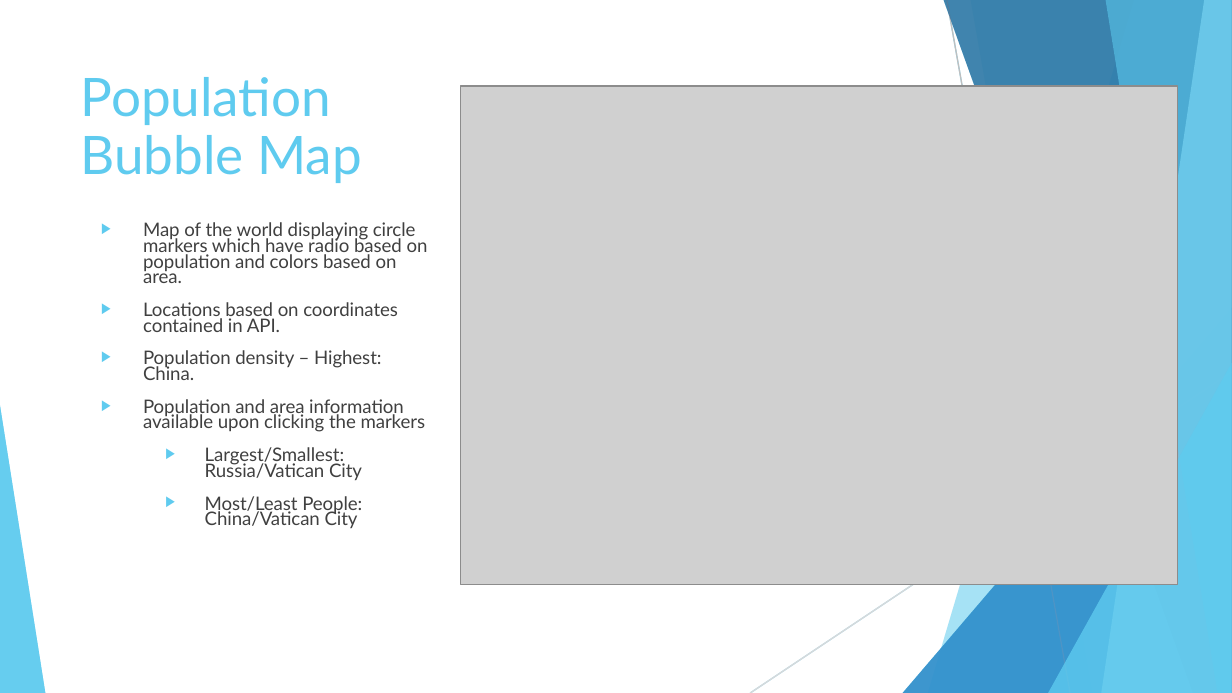
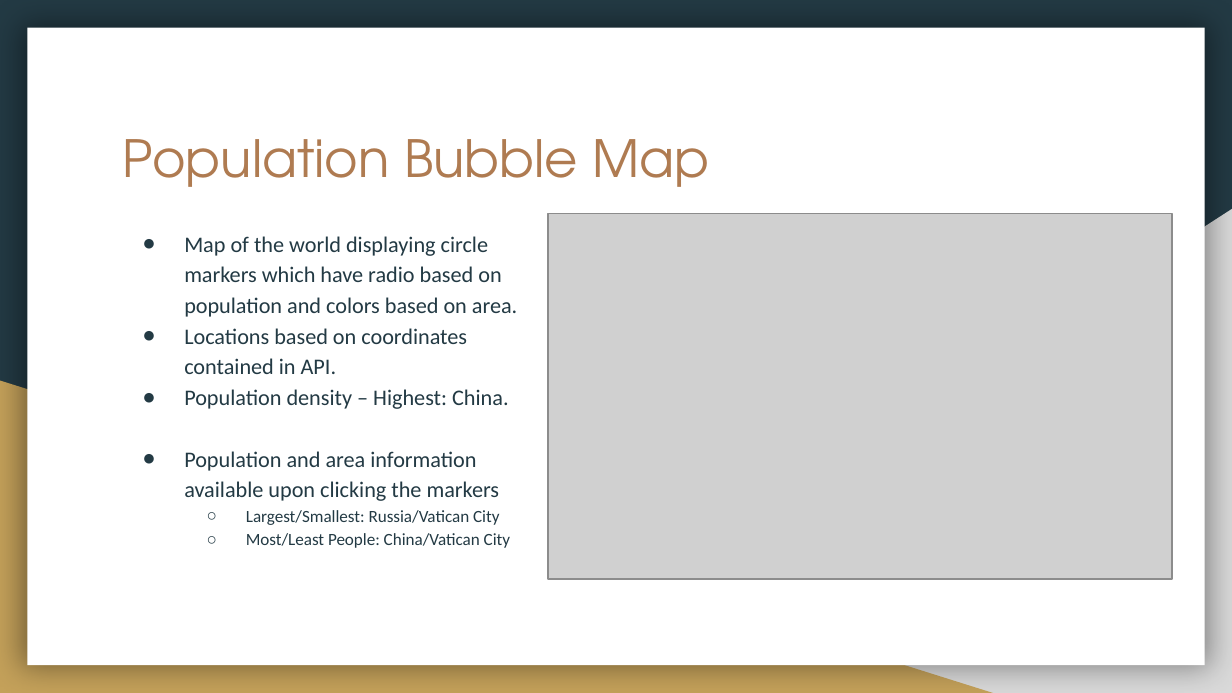
Before and after one commit to nelsonalb/World_Population-Project-3, a slide deck: slide 7 of Project 3- World Data Population.pptx. Drawn at 1232x693 pixels with LibreOffice and Linux fonts; fonts in the diff are those of the drawing; grey boxes stand for pictures. Boxes give left, top, right and bottom in pixels: in the first picture for what was removed or moved away, otherwise in the second. Text is boxed around its words. In the diff, an @@ line names an element or a change of style, - is before the commit and + after.

```diff
--- a/Project 3- World Data Population.pptx
+++ b/Project 3- World Data Population.pptx
@@ background #FFFFFF to #233A44 @@
@@ rectangle added at bbox=[27, 28, 1205, 665], fill #FFFFFF @@
@@ title "Population Bubble Map": place and size @@
-title "Population Bubble Map" at bbox=[81, 77, 362, 183]
+title "Population Bubble Map" at bbox=[123, 139, 710, 187]
@@ title "Population Bubble Map" at bbox=[123, 139, 710, 187]: size 31 to 30 pt, font Lato to TeX Gyre Adventor, text colour #5FCBEF to #AF7B51; line spacing 0.9 to 1; vertical alignment middle to top @@
@@ right triangle added at bbox=[483, 209, 1232, 693], fill #D9D9D9 @@
@@ text "Map of the world displaying ...": place and size @@
-text "Map of the world displaying ..." at bbox=[143, 222, 428, 528]
+text "Map of the world displaying ..." at bbox=[184, 236, 517, 548]
@@ text "Map of the world displaying ..." at bbox=[184, 236, 517, 548]: size 10.8 to 13 pt in "Map of the world displaying circle markers ...", "Locations based on coordinates contained in API.", "Population density – Highest: China.", "Population and area information available upon clicking ..."; font Lato to Calibri, text colour #404040 to #233A44; size 10.8 to 10 pt in "Largest/Smallest: Russia/Vatican City", "Most/Least People: China/Vatican City"; bullet ▶ to ●; line spacing 0.7 to 1.15; less space between paragraphs; bullet colour #5FCBEF to #233A44; bullet ▶ to ○ @@
@@ picture: place and size @@
-picture at bbox=[461, 86, 1178, 585]
+picture at bbox=[548, 213, 1173, 579]
@@ right triangle added at bbox=[0, 381, 993, 693], fill #C4A15A @@
@@ group removed at bbox=[0, 0, 1232, 693]: 5 freeform shapes, 3 triangles, 2 lines @@
@@ group removed at bbox=[0, 0, 1232, 693]: 5 freeform shapes, 3 triangles, 2 lines @@
```
Also in this commit, not shown: 6 other slides changed, 1 slide added, 1 slide removed.
